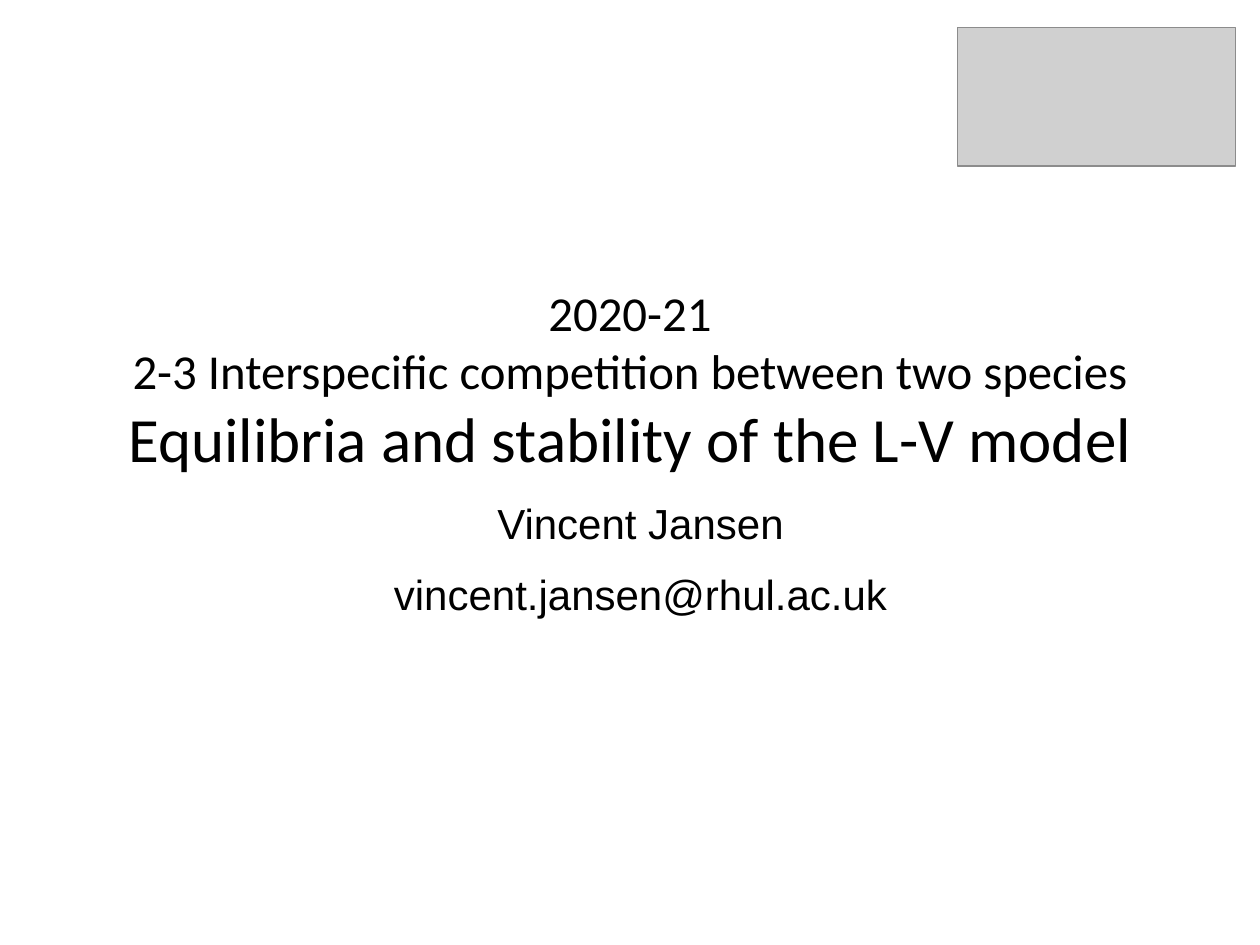
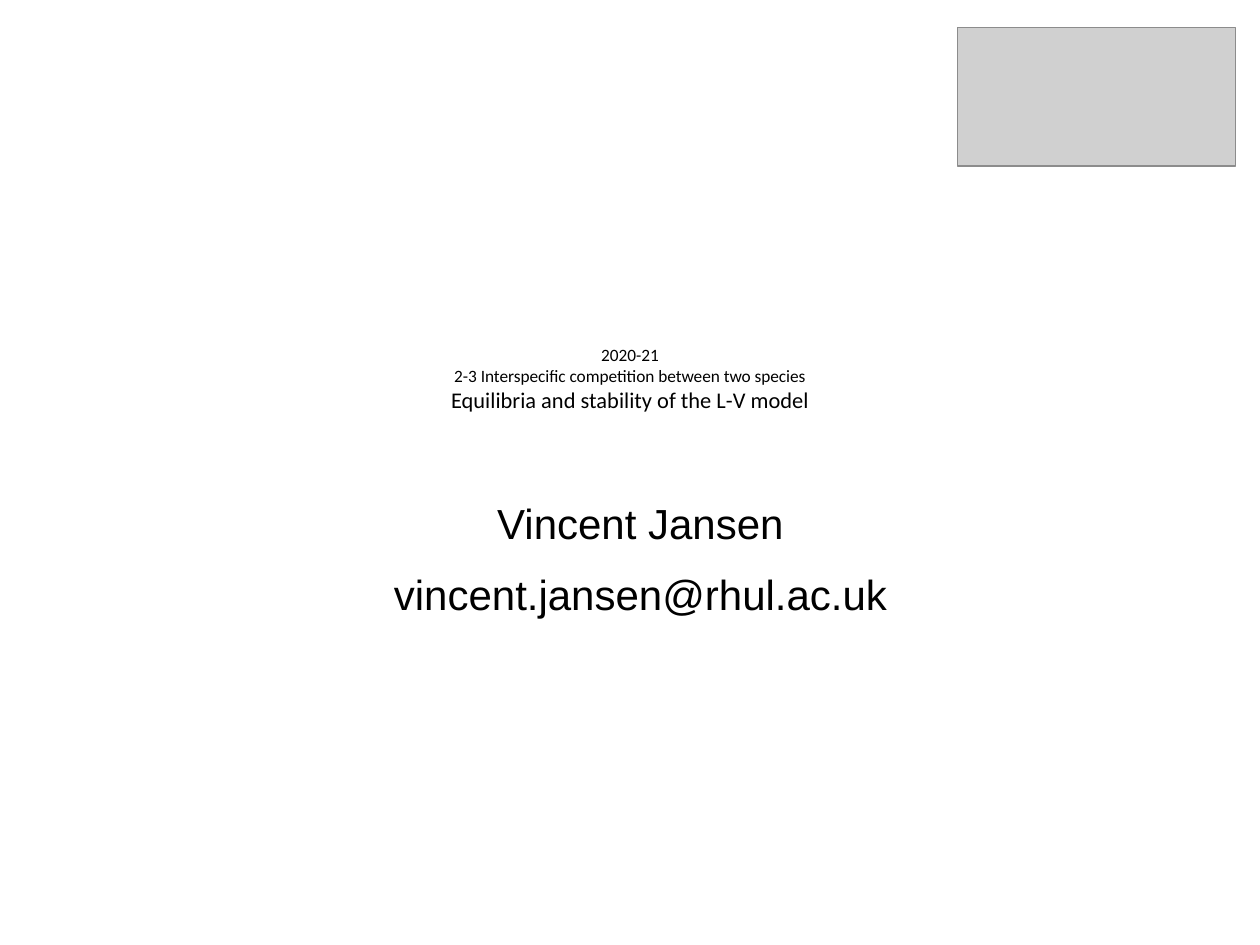
Before and after one commit to zoe1197/CMEE, a slide deck: slide 1 of Ecological_Model/Tuesday/CMEE-2-3.pptx. Drawn at 1260x945 pixels with LibreOffice and Linux fonts; fonts in the diff are those of the drawing; grey boxes stand for pictures. Boxes give left, top, right and bottom in pixels: in the first picture for what was removed or moved away, otherwise in the second. Text is boxed around its words. In the diff, an @@ line names an element or a change of style, - is before the commit and + after.

```diff
--- a/Ecological_Model/Tuesday/CMEE-2-3.pptx
+++ b/Ecological_Model/Tuesday/CMEE-2-3.pptx
@@ text "2020-21 2-3 Interspecific competition between ..." at bbox=[451, 349, 809, 412]: size 27.9 to 9.9 pt in "2020-21 2-3 Interspecific competition between two species"; size 36 to 12.8 pt in "Equilibria and stability of the L-V model" @@
```
Also in this commit, not shown: 33 other slides changed, 4 slides added, 4 slides removed, 2 other files.
